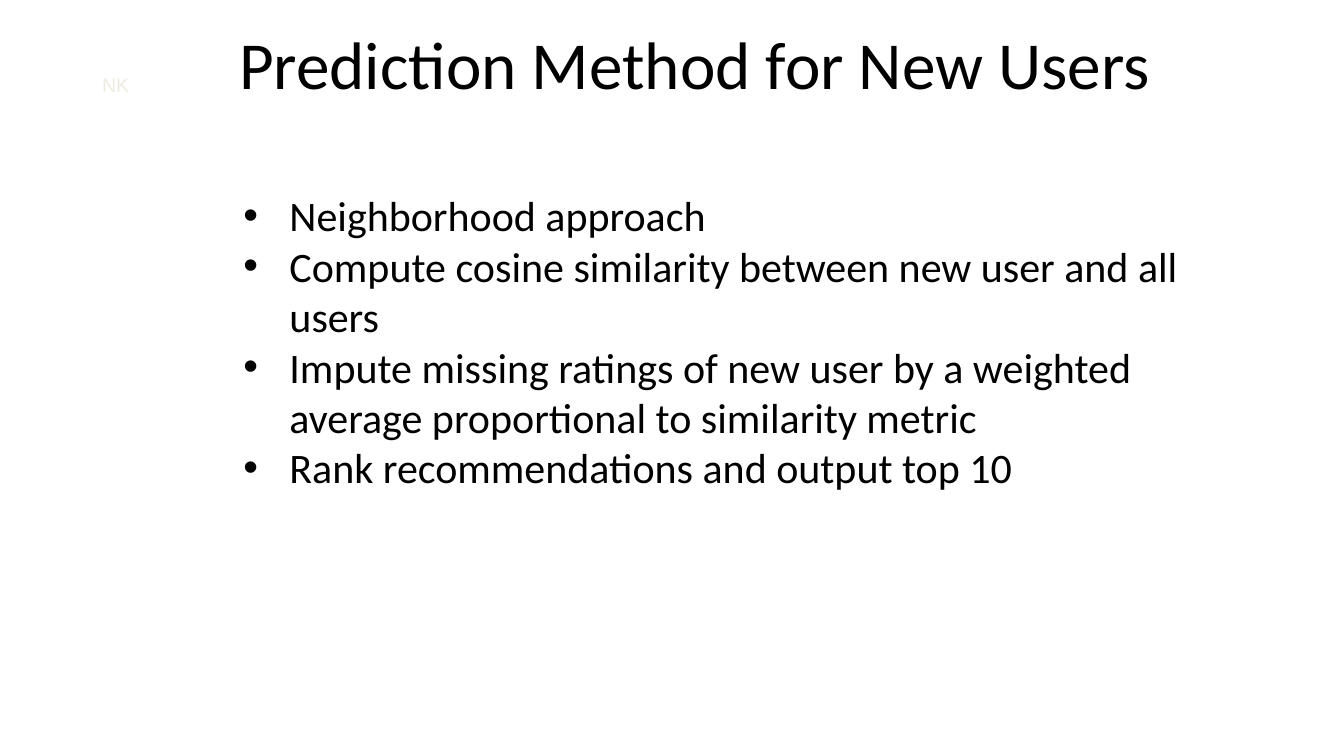
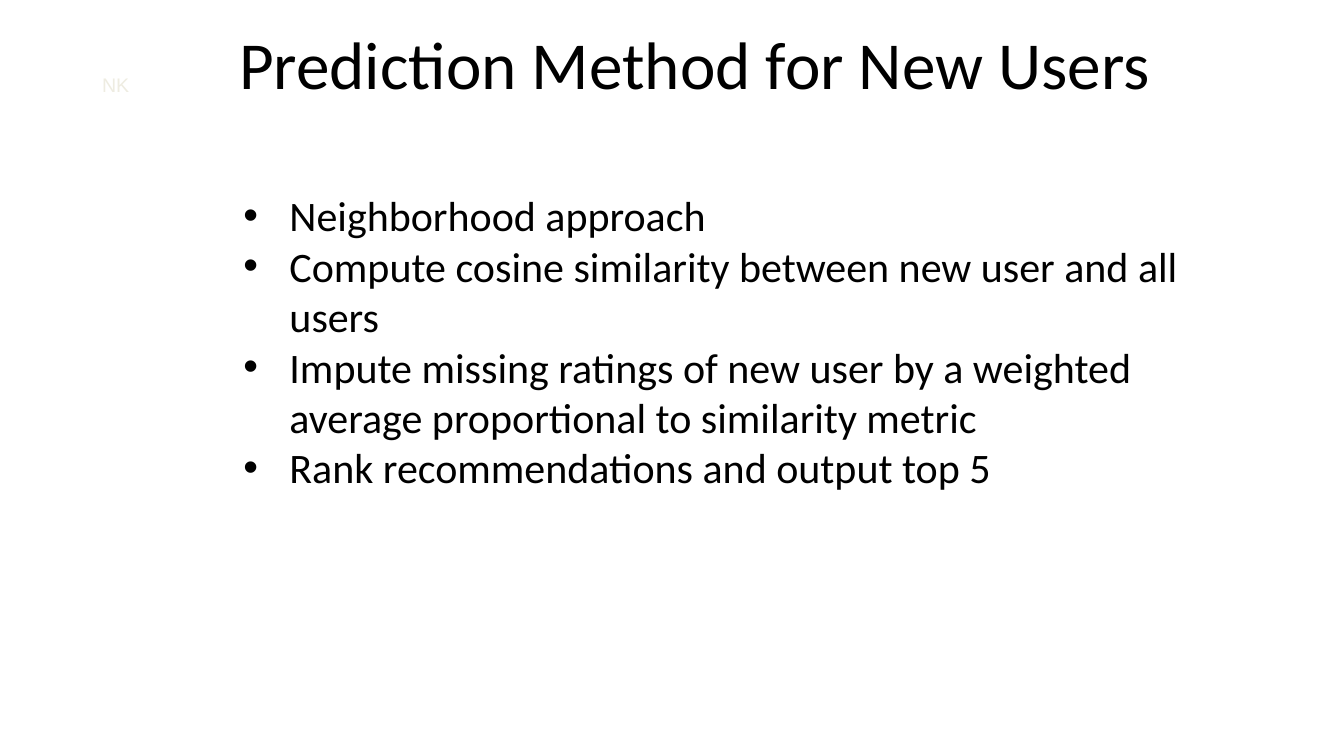
Before and after one commit to nycdatasci/bootcamp007_project, a slide deck: slide 33 of Project5-Capstone/Beerology/Ninkasi Capstone Presentation.pptx. Drawn at 1344x756 pixels with LibreOffice and Linux fonts; fonts in the diff are those of the drawing; background and template pictures are left out. Boxes give left, top, right and bottom in pixels: in the first picture for what was removed or moved away, otherwise in the second. Text is boxed around its words. In the diff, an @@ line names an element or a change of style, - is before the commit and + after.

```diff
--- a/Project5-Capstone/Beerology/Ninkasi Capstone Presentation.pptx
+++ b/Project5-Capstone/Beerology/Ninkasi Capstone Presentation.pptx
@@ text at <box>289,454,990,490</box>: text changed @@
-• Rank recommendations and output top 10
+• Rank recommendations and output top 5
```
Also in this commit, not shown: 12 other slides changed, 1 other file.
